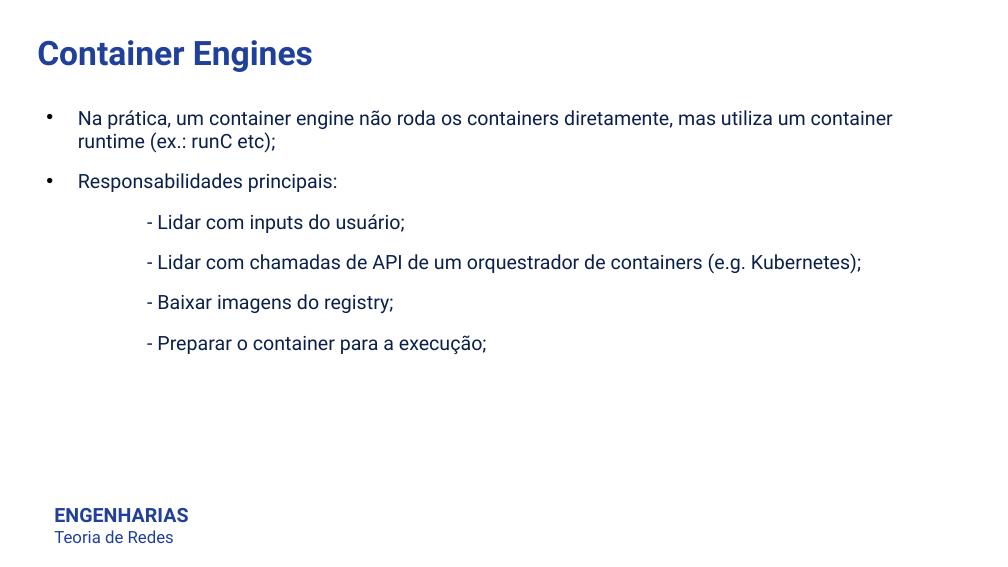
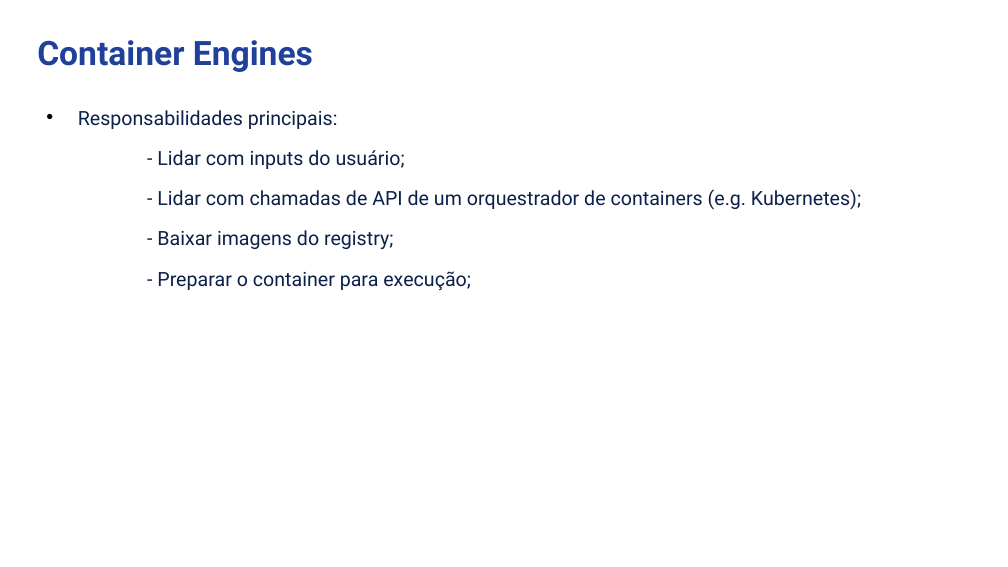
Before and after one commit to luisfelipe998/docker-kubernetes-arq-com-2, a slide deck: slide 8 of FelipeDrumm_FernandoCipriano_LuisFelipeBorsoi_GB.pptx. Drawn at 1008x567 pixels with LibreOffice and Linux fonts; fonts in the diff are those of the drawing. Boxes give left, top, right and bottom in pixels: in the first picture for what was removed or moved away, otherwise in the second. Text is boxed around its words. In the diff, an @@ line names an element or a change of style, - is before the commit and + after.

```diff
--- a/FelipeDrumm_FernandoCipriano_LuisFelipeBorsoi_GB.pptx
+++ b/FelipeDrumm_FernandoCipriano_LuisFelipeBorsoi_GB.pptx
@@ text at box(78, 110, 893, 153): paragraph removed @@
-• Na prática, um container engine não roda os containers diretamente, mas utiliza um container runtime (ex.: runC etc);
@@ text at box(157, 271, 471, 291): text changed @@
-  - Preparar o container para a execução;
+  - Preparar o container para execução;
@@ text removed at box(54, 508, 188, 543) @@
-ENGENHARIAS
-Teoria de Redes
```
Also in this commit, not shown: 25 other slides changed, 5 slides added, 4 slides removed.
